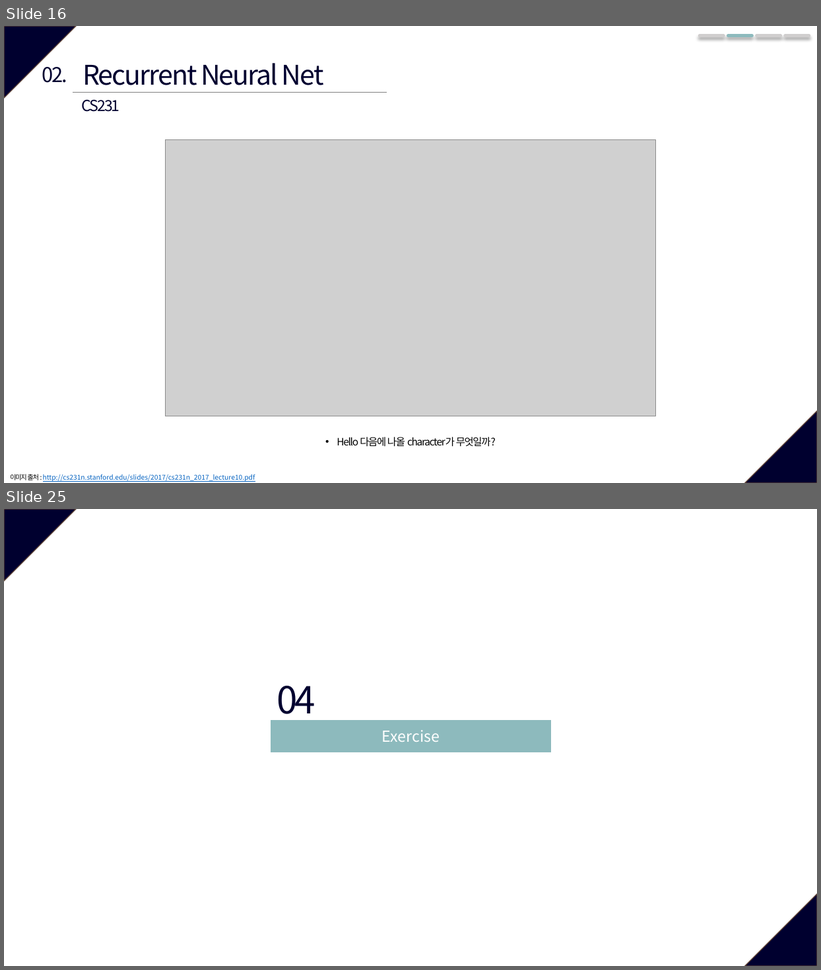
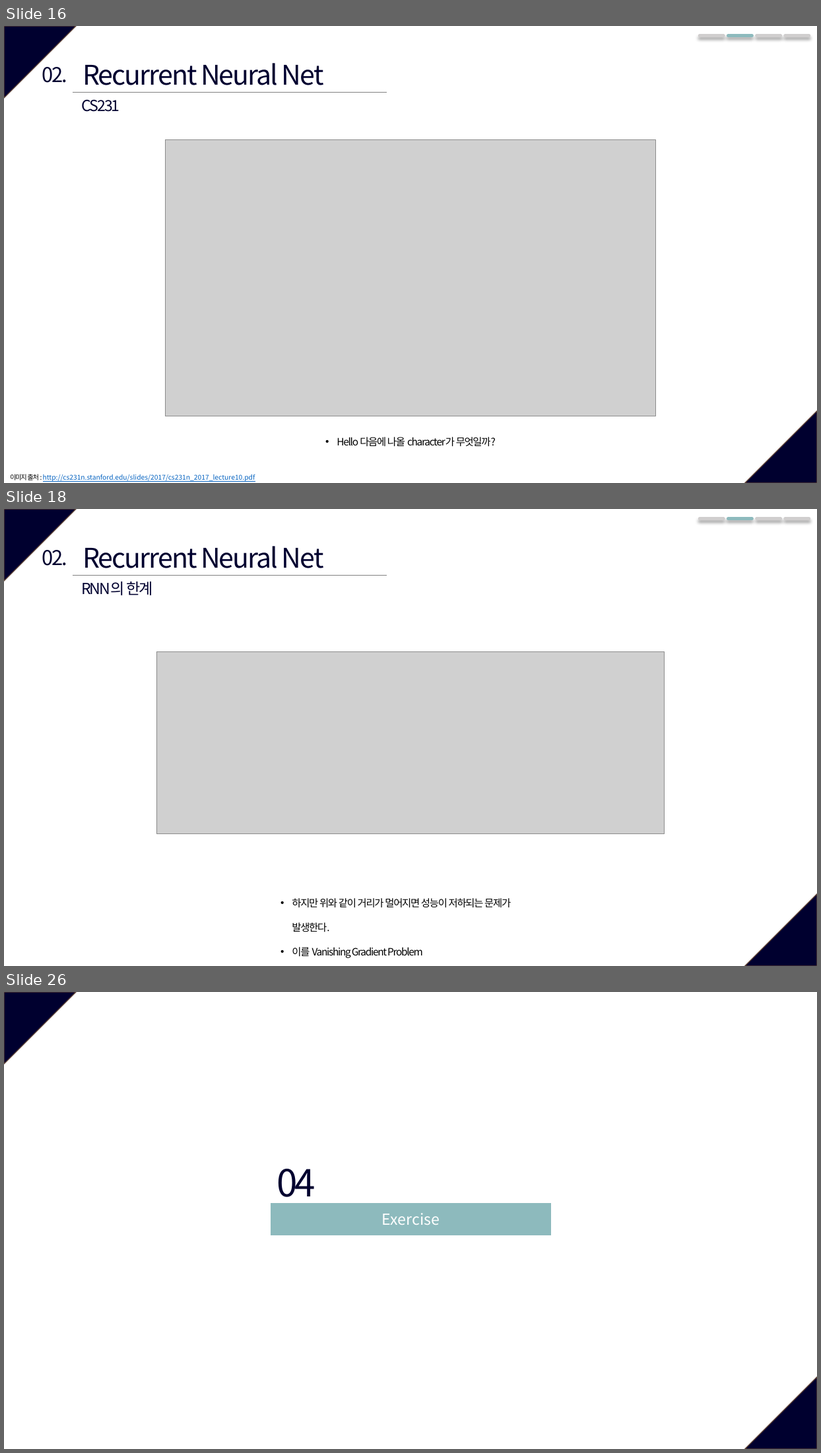
Before and after one commit to vhrehfdl/deep-learning-study, a slide deck: chapter6/Deep Learning 6강(RNN).pptx. Shown one above the other, each under a label of ours: slides 16 and 25 before the commit, slides 16, 18 and 26 after it; the slides between them are not shown. The pictures are 821x970 and 821x1453 pixels, drawn with LibreOffice and Linux fonts; fonts in the diff are those of the drawing; grey boxes stand for pictures. Boxes give left, top, right and bottom in pixels: in the first picture for what was removed or moved away, otherwise in the second. Text is boxed around its words. In the diff, an @@ line names an element or a change of style, - is before the commit and + after.

```diff
--- a/chapter6/Deep Learning 6강(RNN).pptx
+++ b/chapter6/Deep Learning 6강(RNN).pptx
@@ slide 18 added at [4, 509, 817, 966], background #FFFFFF; not listed: 2 template elements that a slide beside it also shows @@
@@ line added from (700, 519) to (724, 519), #D0CECE 3.5 pt @@
@@ line added from (728, 519) to (752, 519), #8DBABD 3.5 pt @@
@@ line added from (757, 519) to (781, 519), #D0CECE 3.5 pt @@
@@ line added from (785, 519) to (809, 519), #D0CECE 3.5 pt @@
@@ text added at [83, 546, 324, 568], 32 pt, text #00002F @@
+Recurrent Neural Net
@@ text added at [42, 550, 68, 566], 24 pt, text #00002F @@
+02.
@@ line added from (73, 575) to (387, 575), #808080 0.5 pt @@
@@ text added at [81, 582, 153, 595], 18 pt, text #00002F @@
+RNN의 한계
@@ picture added at [156, 652, 665, 834] @@
@@ text added at [292, 898, 511, 958], 12 pt, text #000000 @@
+• 하지만 위와 같이 거리가 멀어지면 성능이 저하되는 문제가 발생한다.
+• 이를 Vanishing Gradient Problem
@@ what was slide 25 is now slide 26 @@
```
Also in this commit, not shown: 8 slides changed, 7 other files.
